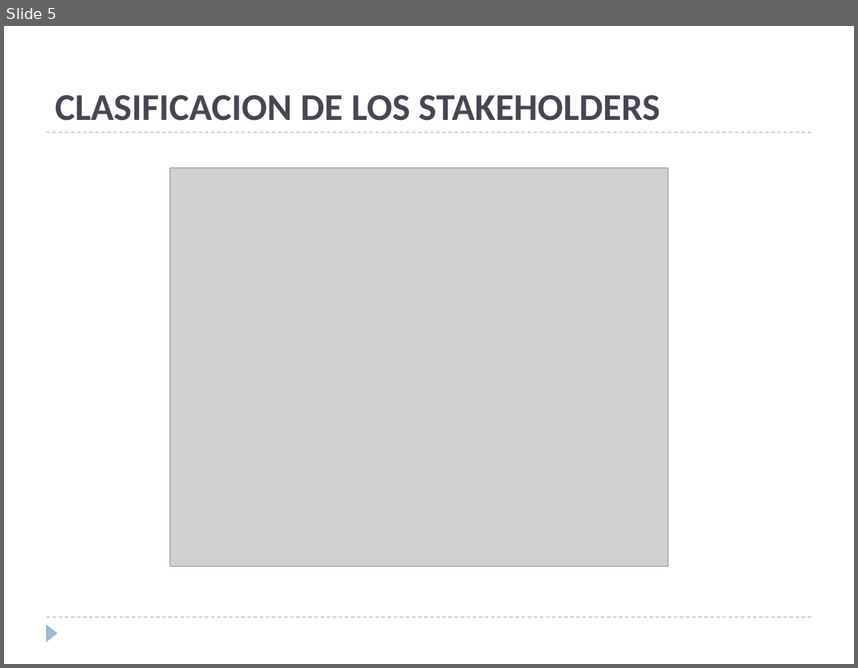
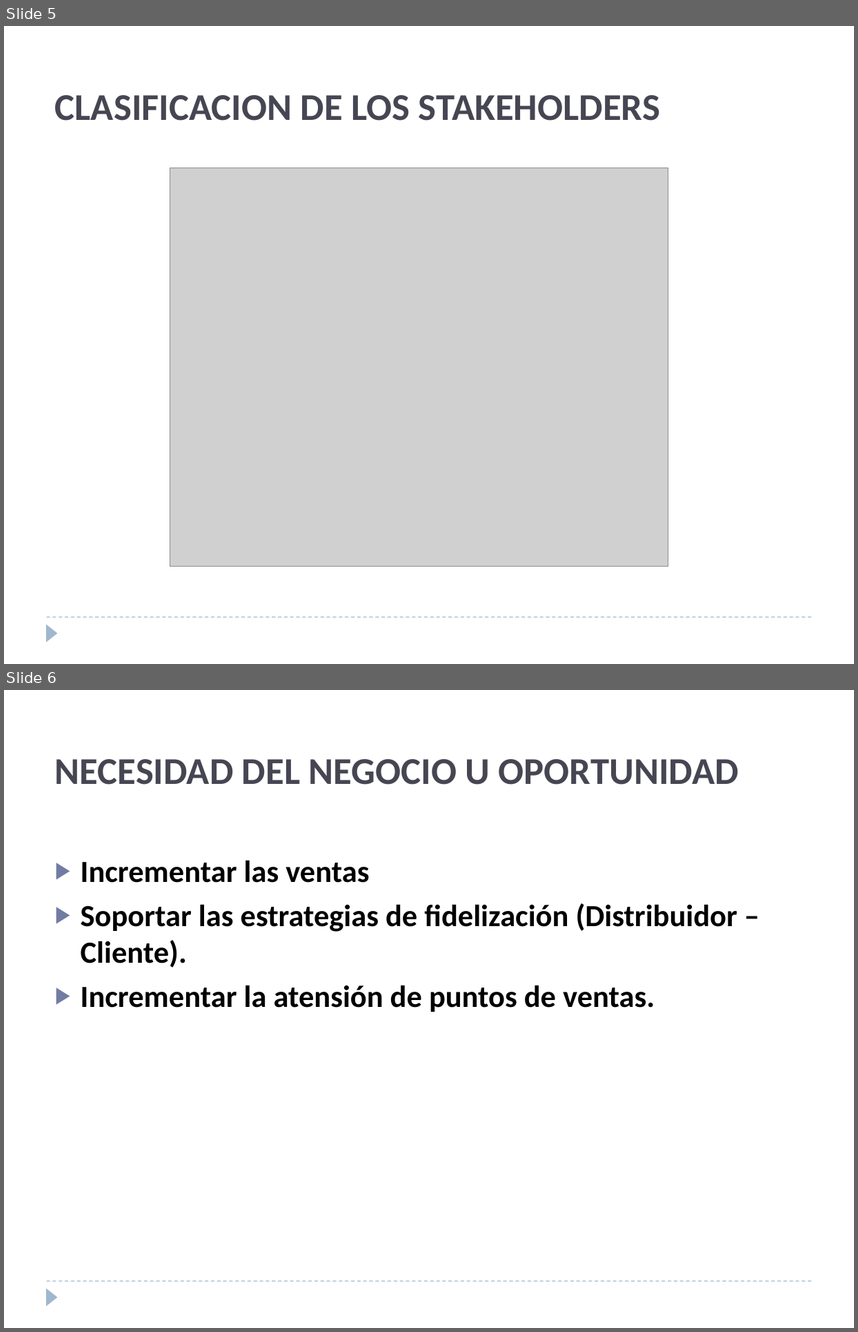
Before and after one commit to ebenites/gpy031, a slide deck: Sesion 10/presentacion.pptx. Shown one above the other, each under a label of ours: slide 5 before the commit, slides 5 and 6 after it. The pictures are 858x668 and 858x1332 pixels, drawn with LibreOffice and Linux fonts; fonts in the diff are those of the drawing; grey boxes stand for pictures. Boxes give left, top, right and bottom in pixels: in the first picture for what was removed or moved away, otherwise in the second. Text is boxed around its words. In the diff, an @@ line names an element or a change of style, - is before the commit and + after.

```diff
--- a/Sesion 10/presentacion.pptx
+++ b/Sesion 10/presentacion.pptx
@@ slide 6 added at (x1=4, y1=690, x2=854, y2=1328), background #FFFFFF; not listed: 2 template elements that a slide beside it also shows @@
@@ title added at (x1=55, y1=759, x2=739, y2=785), 32 pt, text #464653, bold @@
+NECESIDAD DEL NEGOCIO U OPORTUNIDAD
@@ text added at (x1=81, y1=860, x2=737, y2=1012), 26 pt, text #000000, bold @@
+▶ Incrementar las ventas
+▶ Soportar las estrategias de fidelización (Distribuidor – Cliente).
+▶ Incrementar la atensión de puntos de ventas.
@@ slide 5 changed as well @@
@@ line removed from (47, 132) to (811, 132) @@
```
Also in this commit, not shown: 8 other slides changed, 12 other slides added.
